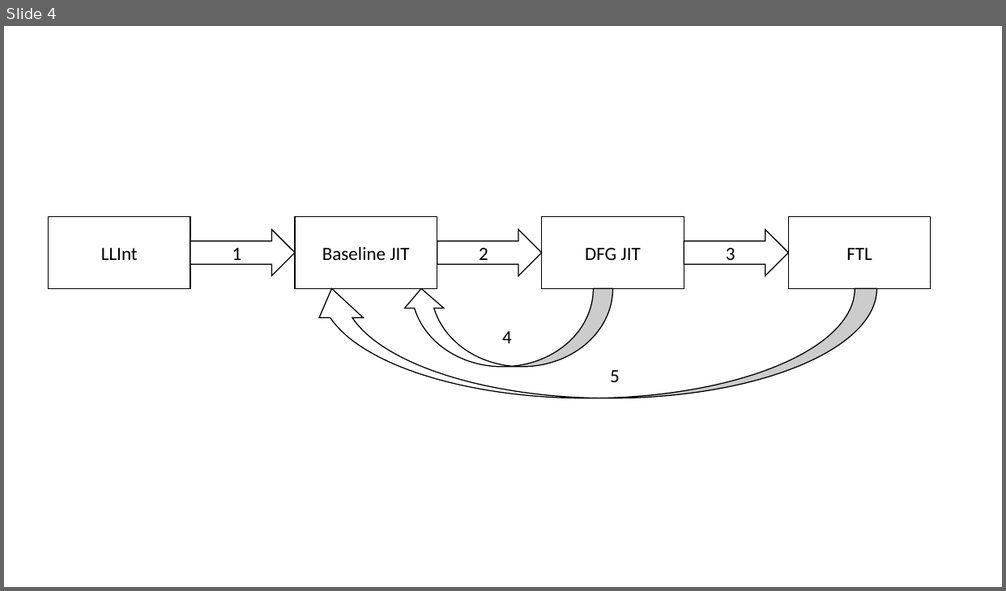
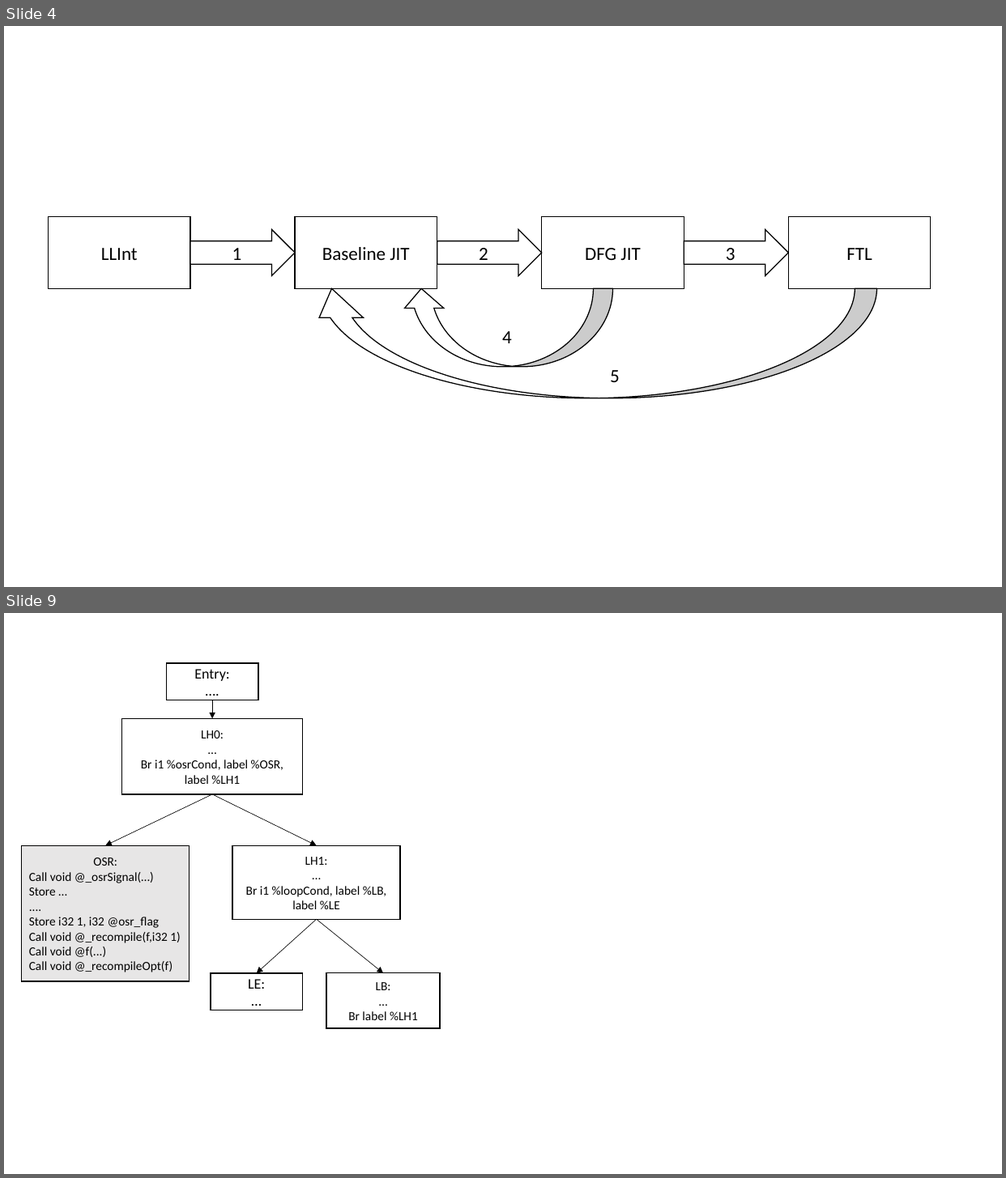
Before and after one commit to aghosn/master-thesis, a slide deck: MasterThesis/Figures/holzle.pptx. Shown one above the other, each under a label of ours: slide 4 before the commit, slides 4 and 9 after it; the slides between them are not shown. The pictures are 1006x591 and 1006x1178 pixels, drawn with LibreOffice and Linux fonts; fonts in the diff are those of the drawing. Boxes give left, top, right and bottom in pixels: in the first picture for what was removed or moved away, otherwise in the second. Text is boxed around its words. In the diff, an @@ line names an element or a change of style, - is before the commit and + after.

```diff
--- a/MasterThesis/Figures/holzle.pptx
+++ b/MasterThesis/Figures/holzle.pptx
@@ slide 9 added at (x1=4, y1=613, x2=1002, y2=1174), background #FFFFFF @@
@@ rectangle added at (x1=167, y1=663, x2=258, y2=700), fill #FFFFFF, outline #000000 1 pt, 14 pt, text #000000 @@
+Entry:
+….
@@ arrow added from (212, 700) to (212, 718), #000000 0.5 pt @@
@@ rectangle added at (x1=122, y1=718, x2=303, y2=794), fill #FFFFFF, outline #000000 1 pt, 12 pt, text #000000 @@
+LH0:
+…
+Br i1 %osrCond, label %OSR, label %LH1
@@ arrow added from (212, 794) to (106, 845), #000000 0.5 pt @@
@@ arrow added from (212, 794) to (316, 845), #000000 0.5 pt @@
@@ rectangle added at (x1=21, y1=845, x2=189, y2=982), fill #E7E6E6, outline #000000 1 pt, 12 pt, text #000000 @@
+OSR:
+Call void @_osrSignal(…)
+Store …
+....
+Store i32 1, i32 @osr_flag
+Call void @_recompile(f,i32 1)
+Call void @f(...)
+Call void @_recompileOpt(f)
@@ rectangle added at (x1=232, y1=845, x2=400, y2=919), fill #FFFFFF, outline #000000 1 pt, 12 pt, text #000000 @@
+LH1:
+…
+Br i1 %loopCond, label %LB, label %LE
@@ arrow added from (316, 919) to (256, 973), #000000 0.5 pt @@
@@ arrow added from (316, 919) to (384, 973), #000000 0.5 pt @@
@@ rectangle added at (x1=211, y1=973, x2=303, y2=1010), fill #FFFFFF, outline #000000 1 pt, 14 pt, text #000000 @@
+LE:
+…
@@ rectangle added at (x1=326, y1=973, x2=441, y2=1029), fill #FFFFFF, outline #000000 1 pt, 12 pt, text #000000 @@
+LB:
+…
+Br label %LH1
```
Also in this commit, not shown: 4 other slides added, 14 other files.
